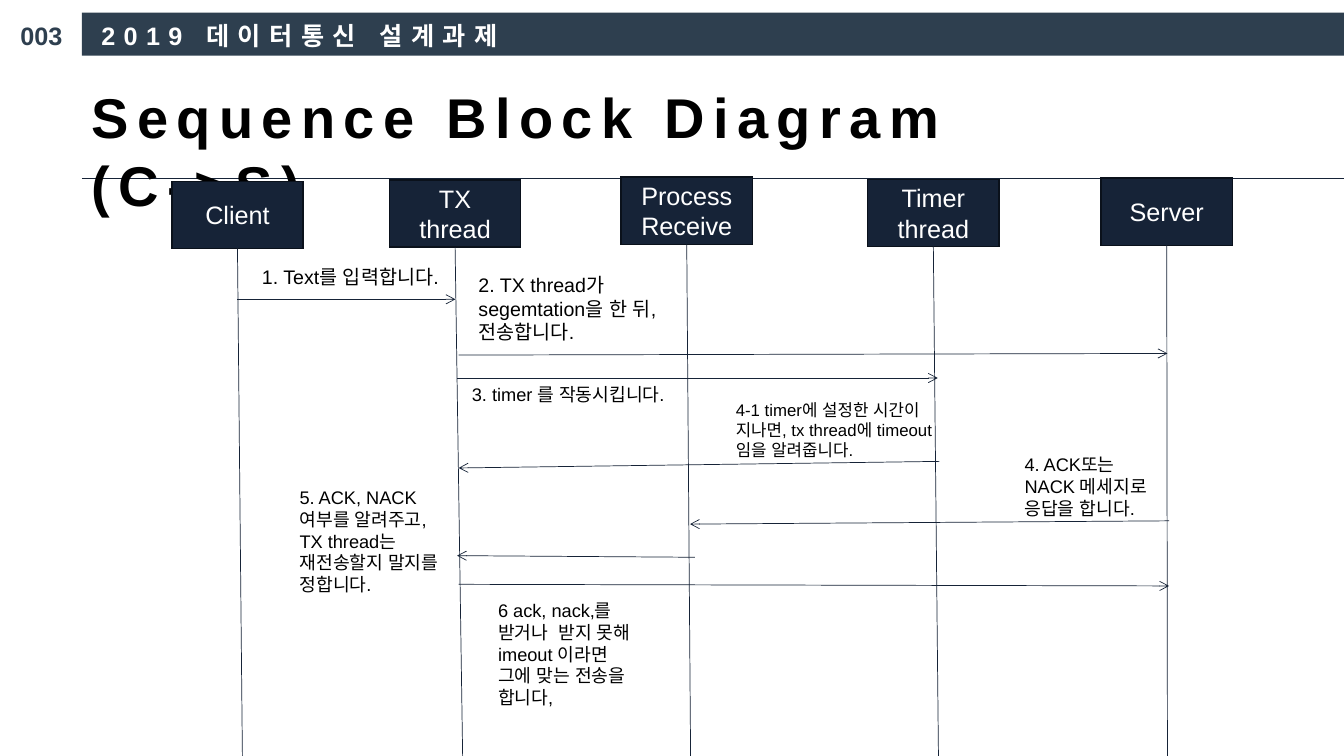
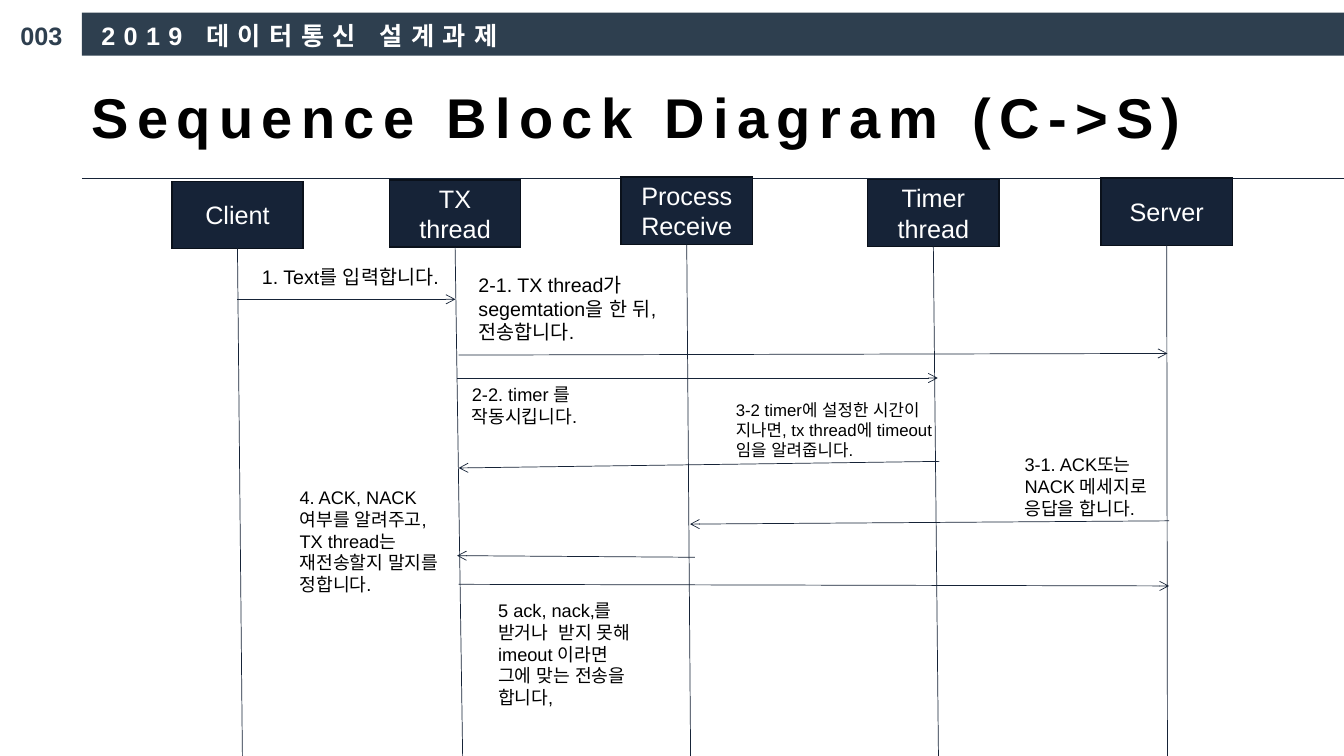
Before and after one commit to chattermproject2019/chatting_TCP, a slide deck: slide 10 of 4조 데이터통신 발표 PPT.pptx (slide 8 before the commit). Drawn at 1344x756 pixels with LibreOffice and Linux fonts; fonts in the diff are those of the drawing. Boxes give left, top, right and bottom in pixels: in the first picture for what was removed or moved away, otherwise in the second. Text is boxed around its words. In the diff, an @@ line names an element or a change of style, - is before the commit and + after.

```diff
--- a/4조 데이터통신 발표 PPT.pptx
+++ b/4조 데이터통신 발표 PPT.pptx
@@ text "Sequence Block Diagram (C->S)" rewrapped from bbox=[92, 97, 939, 215] to bbox=[92, 97, 1180, 148] @@
@@ text at bbox=[478, 277, 657, 341]: text changed @@
-2. TX thread가
-segemtation을 한 뒤, 전송합니다.
+2-1. TX thread가
+segemtation을 한 뒤, 전송합니다.
@@ text at bbox=[472, 386, 577, 425]: text changed @@
-3. timer 를 작동시킵니다.
+2-2. timer 를 작동시킵니다.
@@ text at bbox=[736, 402, 919, 458]: text changed @@
-4-1 timer에 설정한 시간이 지나면, tx thread에 timeout임을 알려줍니다.
+3-2 timer에 설정한 시간이 지나면, tx thread에 timeout임을 알려줍니다.
@@ text at bbox=[1025, 457, 1147, 517]: text changed @@
-4. ACK또는 NACK 메세지로 응답을 합니다.
+3-1. ACK또는 NACK 메세지로 응답을 합니다.
@@ text at bbox=[300, 491, 427, 529]: text changed @@
-5. ACK, NACK 여부를 알려주고,
+4. ACK, NACK 여부를 알려주고,
@@ text at bbox=[498, 603, 630, 707]: text changed @@
-6 ack, nack,를 받거나 받지 못해 imeout 이라면 그에 맞는 전송을 합니다,
+5 ack, nack,를 받거나 받지 못해 imeout 이라면 그에 맞는 전송을 합니다,
```
Also in this commit, not shown: 6 other slides changed, 4 slides added, 1 slide removed, 1 other file.
